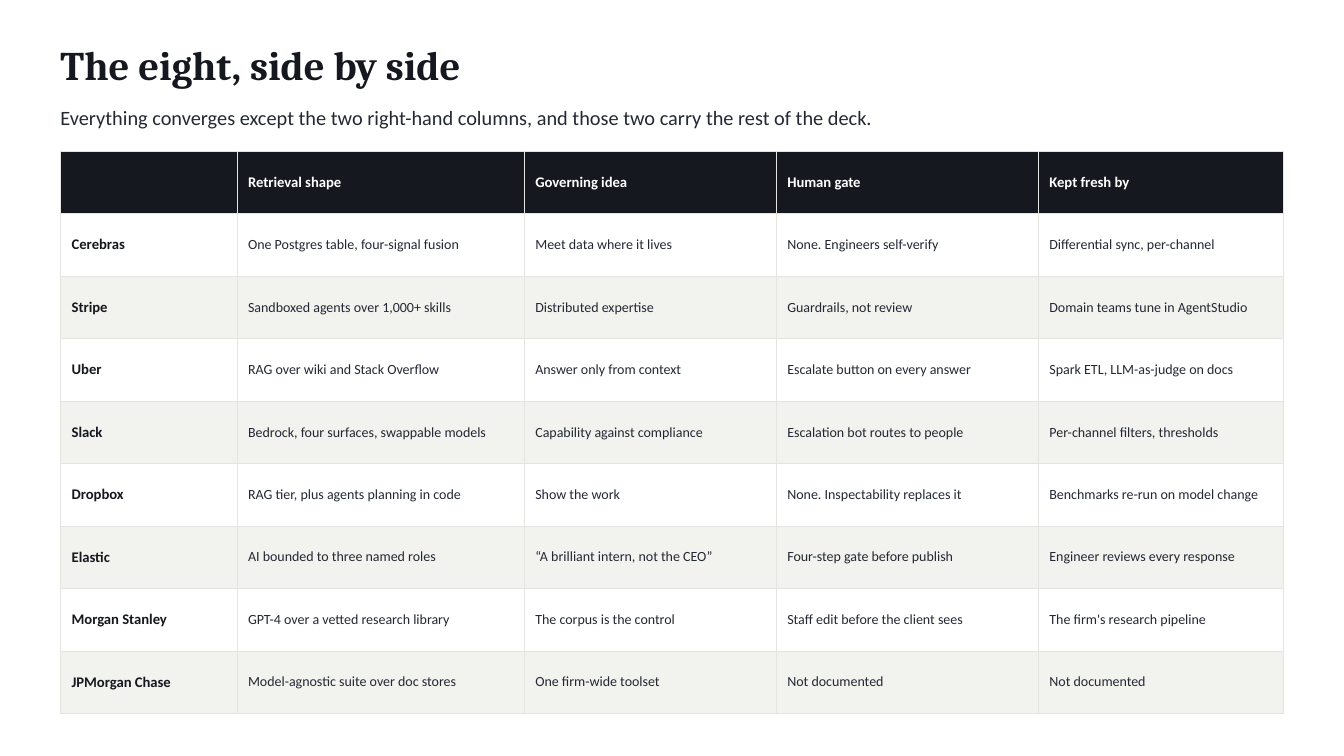
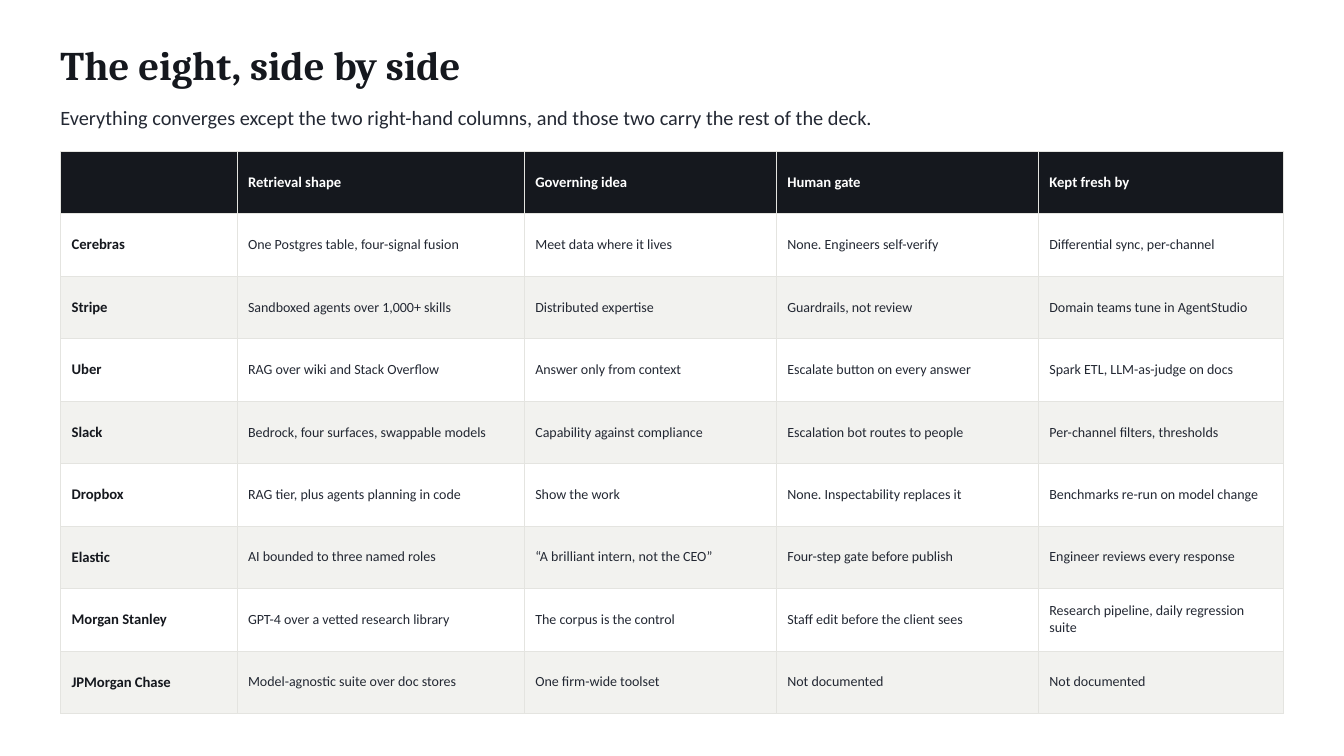
Before and after one commit to chntnm/companywiki, a slide deck: slide 18 of Internal-Knowledge-Bases-Prior-Art-v2.pptx. Drawn at 1344x756 pixels with LibreOffice and Linux fonts; fonts in the diff are those of the drawing. Boxes give left, top, right and bottom in pixels: in the first picture for what was removed or moved away, otherwise in the second. Text is boxed around its words. In the diff, an @@ line names an element or a change of style, - is before the commit and + after.

```diff
--- a/Internal-Knowledge-Bases-Prior-Art-v2.pptx
+++ b/Internal-Knowledge-Bases-Prior-Art-v2.pptx
@@ table at [60,151,1284,694] @@
-row 8, column 5: The firm's research pipeline
+row 8, column 5: Research pipeline, daily regression suite
```
Also in this commit, not shown: 7 other slides changed, 3 other files.
